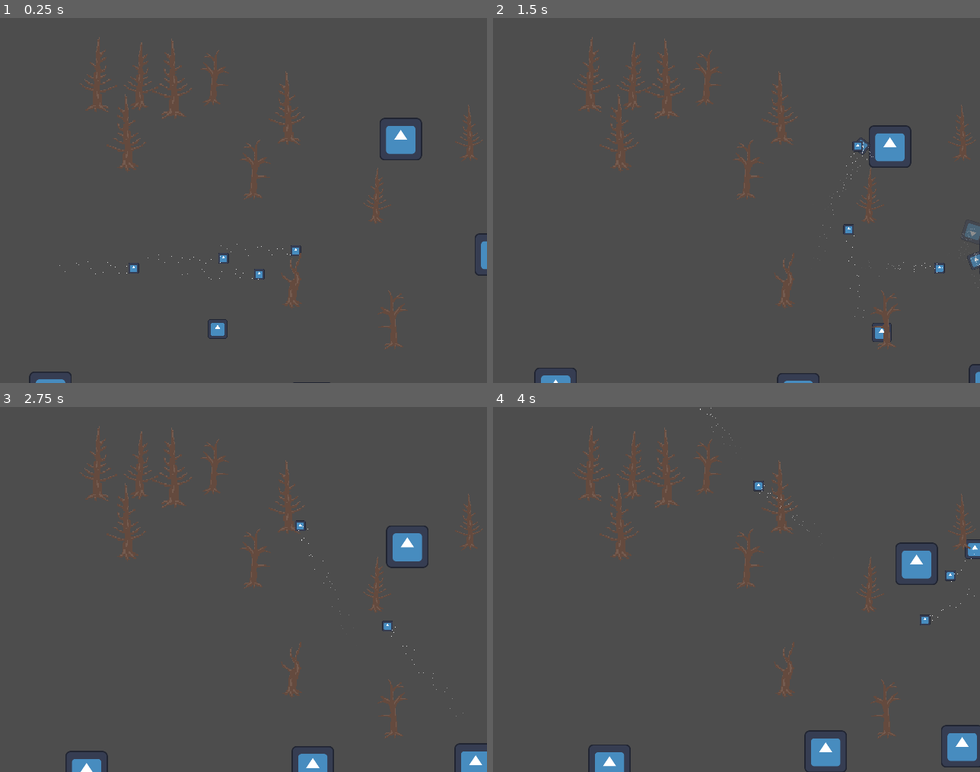
Above: before the commit, frames 1-4 (two rows, left to right).
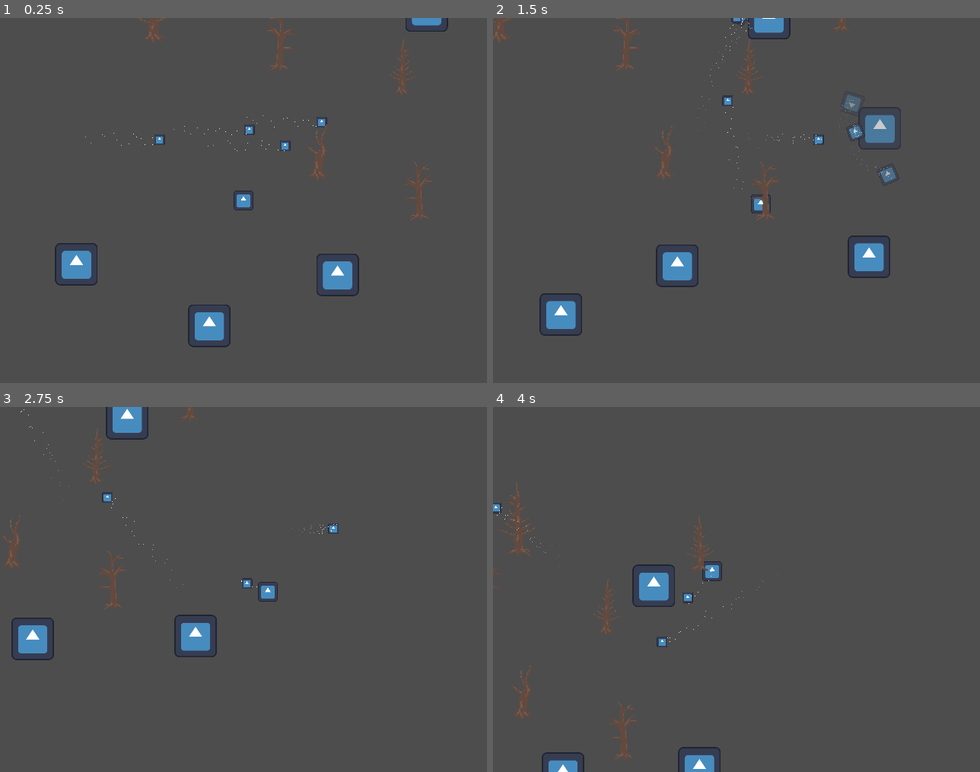
Above: after the commit, the same moments.

Repository: volffili/ldjam51
Game: Godot game, scene res://game.tscn
Two runs of this game, one before a commit and one after it. Both use one fixed random seed, a clock stepped at 60 frames per second and the inputs below. The engine's default icon, where the game draws it, is replaced by a stand-in: a white triangle on a blue panel in a dark square.
Inputs (mouse positions are in pixels of both pictures, inside the frame that each line leads up to):
- Up to frame 1 (0.25 s): no input
- Up to frame 2 (1.5 s): move the mouse to (843, 182) at 0.52 s; press the mouse at (843, 182) at 0.53 s; hold D (right) 0.53-1.28 s; move the mouse to (639, 218) at 1.27 s; release the mouse at (639, 218) at 1.28 s; hold S (down) from 1.28 s (still down); click (639, 218) at 1.35 s
- Up to frame 3 (2.75 s): move the mouse to (292, 509) at 2.02 s; release S (down) at 2.03 s; press the mouse at (292, 509) at 2.03 s; hold D (right) from 2.03 s (still down)
- Up to frame 4 (4 s): move the mouse to (712, 662) at 2.77 s; release D (right) at 2.78 s; release the mouse at (712, 662) at 2.78 s; hold W (up) 2.78-3.53 s; click (712, 662) at 2.85 s; move the mouse to (882, 644) at 3.52 s; press the mouse at (882, 644) at 3.53 s; hold A (left) from 3.53 s (still down)

The runs differ from the first frame. In frame 1, 3.9% of the frame differs, in the area x 5-100%, y 0-100%; in frame 2, 5.0%, in the area x 0-100%, y 0-100%; in frame 3, 4.3%; in frame 4, 4.6%.

Commit message:
fullscreen + follow camera

Diff:
--- a/game.gd
+++ b/game.gd
@@ -9,3 +9,7 @@
 # Called every frame. 'delta' is the elapsed time since the previous frame.
 func _process(delta):
 	pass
+
+func _input(event):
+	if Input.is_action_pressed("ui_cancel"):
+		get_tree().quit()
--- a/player.tscn
+++ b/player.tscn
@@ -15,3 +15,14 @@
 
 [node name="CollisionShape2d" type="CollisionShape2D" parent="."]
 shape = SubResource("CircleShape2D_wu6a8")
+
+[node name="Camera2d" type="Camera2D" parent="."]
+current = true
+smoothing_enabled = true
+smoothing_speed = 10.0
+drag_horizontal_enabled = true
+drag_vertical_enabled = true
+drag_left_margin = 0.1
+drag_top_margin = 0.1
+drag_right_margin = 0.1
+drag_bottom_margin = 0.1
--- a/project.godot
+++ b/project.godot
@@ -39,6 +39,8 @@
 
 window/size/viewport_width=640
 window/size/viewport_height=480
+window/size/mode=4
+window/stretch/mode="canvas_items"
 
 [input]
 
Not shown: 1 places in player.tscn that only renumber resources
